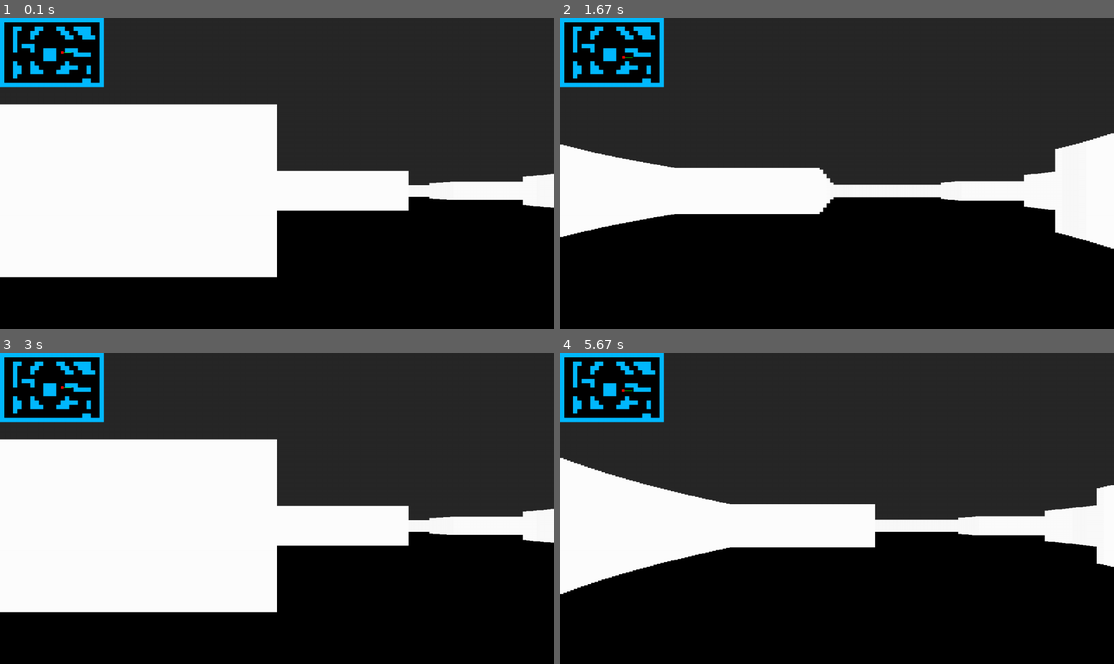
Above: before the commit, frames 1-4 (two rows, left to right).
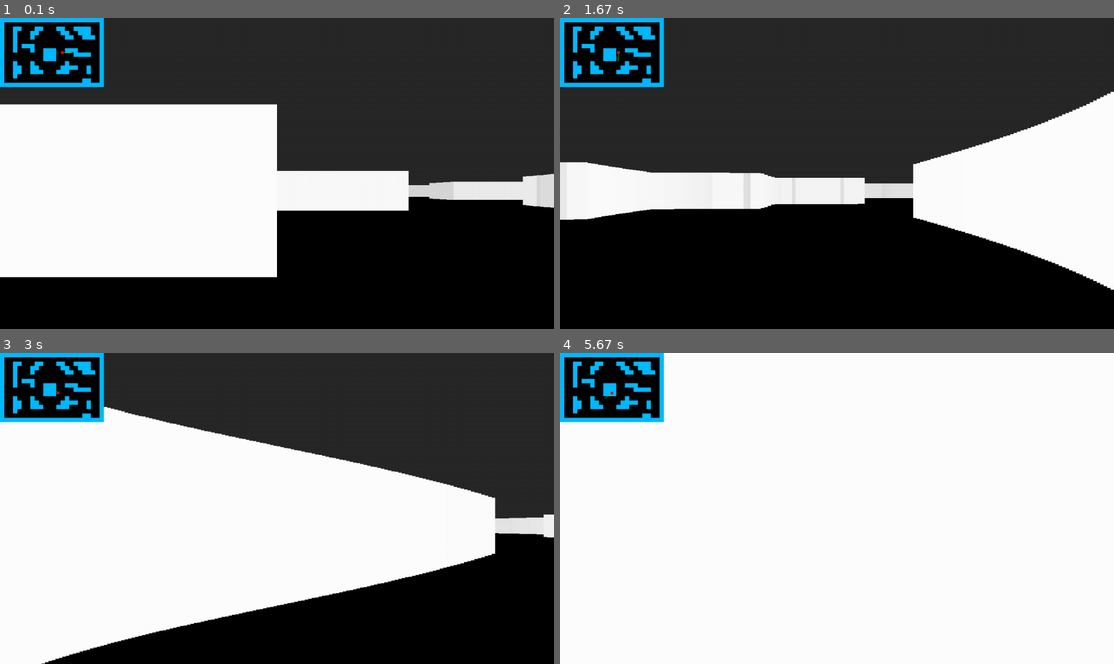
Above: after the commit, the same moments.

Repository: bo1ledOwl/YandexLyceumPyGameProject
Game: pygame game, started from main.py
The game is run twice, just before and just after one commit, with the same random seed, the same clock (stepped at 60 frames per second) and the same inputs.
Inputs (mouse positions are in pixels of both pictures, inside the frame that each line leads up to):
- Up to frame 1 (0.1 s): no input
- Up to frame 2 (1.67 s): hold D 0.33-0.8 s; move the mouse to (814, 185) at 0.37 s; hold W 0.83-1.13 s; move the mouse to (704, 176) at 0.87 s; hold D 1.17-1.63 s; move the mouse to (920, 64) at 1.2 s
- Up to frame 3 (3 s): hold A 1.67-2.2 s; move the mouse to (481, 617) at 1.7 s; hold S 2.23-2.53 s; move the mouse to (343, 536) at 2.27 s; hold A 2.57-2.97 s; move the mouse to (288, 402) at 2.6 s
- Up to frame 4 (5.67 s): hold W 3-3.37 s; move the mouse to (704, 446) at 3.03 s; hold D 3.4-4.03 s; move the mouse to (637, 499) at 3.43 s; hold S 4.07-4.43 s; move the mouse to (809, 589) at 4.1 s; hold A 4.47-4.93 s; move the mouse to (837, 545) at 4.5 s; hold D 4.97-5.43 s; move the mouse to (820, 455) at 5 s; hold W from 5.47 s (still down); move the mouse to (1047, 626) at 5.5 s

The runs differ from the first frame. In frame 1, 0.7% of the frame differs, in the area x 73-100%, y 50-61%; in frame 2, 12%; in frame 3, 17%; in frame 4, 81%, in the area x 0-100%, y 0-100%.

Commit message:
фикс мышки и некоторых параметров

Diff:
--- a/main.py
+++ b/main.py
@@ -20,6 +20,10 @@
         if event.type == pygame.KEYDOWN:
             if event.key == pygame.K_ESCAPE:
                 exit()
+        if event.type == pygame.MOUSEMOTION:
+            player.rotate_camera(event.rel)
+            print(event.rel)
+
     sc.fill(BLACK)
 
     # drawer.draw_player(player)
--- a/player.py
+++ b/player.py
@@ -24,14 +24,12 @@
         if keys[pygame.K_d]:
             self.x += -PLAYER_SPEED * sin_a
             self.y -= -PLAYER_SPEED * cos_a
-        mouse_move = (0, 0)
+
+    def rotate_camera(self, mouse_move=(0, 0)):
         pygame.mouse.set_visible(False)
         pygame.event.set_grab(True)
-        for event in pygame.event.get():
-            if event.type == pygame.MOUSEMOTION:
-                mouse_move = event.rel
-                print(event.rel)
         if mouse_move[0] < 0:
-            self.angle -= PLAYER_ROTATE_SPEED * -(mouse_move[0]) // 5
+            self.angle += PLAYER_ROTATE_SPEED * mouse_move[0]
         elif mouse_move[0] > 0:
-            self.angle += PLAYER_ROTATE_SPEED * (mouse_move[0]) // 5
+            self.angle -= PLAYER_ROTATE_SPEED * -mouse_move[0]
+        pygame.mouse.set_pos([SCREEN_WIDTH // 2, SCREEN_HEIGHT // 2])
--- a/ray_casting.py
+++ b/ray_casting.py
@@ -44,7 +44,7 @@
             yv = yo + depth_v * sin_a
             if map_coords(xv + x_next, yv) in world_map:
                 depth_v *= math.cos(math.radians(player.angle - a))
-                c = 255 / (1 + depth_v * depth_v * 0.0000001)
+                c = 255 / (1 + depth_v * depth_v * 0.000001)
                 color = (c, c, c)
                 proj_height_v = PROJECTION_COEFF / depth_v
                 break
--- a/settings.py
+++ b/settings.py
@@ -31,7 +31,7 @@
 PLAYER_START_POS = (HALF_WIDTH + 120, HALF_HEIGHT)
 PLAYER_ANGLE = 0
 PLAYER_SPEED = 1
-PLAYER_ROTATE_SPEED = 2
+PLAYER_ROTATE_SPEED = 1 * (60 / FPS) / 5
 
 # цвета
 WHITE = (255, 255, 255)
